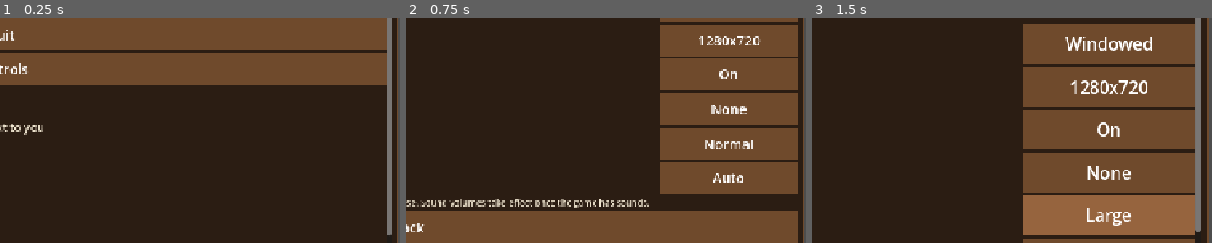
Above: before the commit, frames 1-3 (left to right).
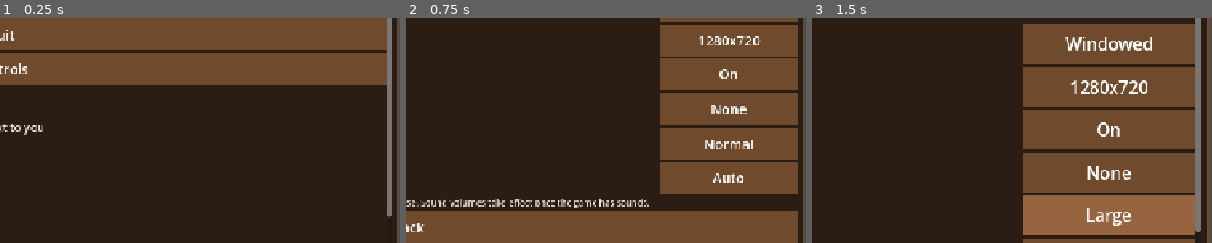
Above: after the commit, the same moments.

Repository: verbal76/My-Medieval-Life
Game: Godot game, scene res://scenes/main.tscn
Same seed, same stepped clock (60 frames per second), same inputs: the game is played once before the commit and once after it.
Inputs:
- Up to frame 1 (0.25 s): no input
- Up to frame 2 (0.75 s): click "Settings" at 0.5 s
- Up to frame 3 (1.5 s): click "Normal" at 1.25 s
The pictures show only the part of the screen within x 50-100%, y 36-86%; the shares and areas given below are measured in that part.

The runs differ from the first frame. In frame 1, 0.1% of the frame differs, in the area x 96-98%, y 88-97%; in frame 2, nothing differs; in frame 3, nothing differs.

Commit message:
Add a book-like journal; an heir inherits only the starting kit
- The journal (Menu, or the B key) writes the village record into an open book: two parchment
  pages with a spine, six lines a page, a heading for each day ("continued" at the top of a
  page that starts mid-day), page numbers, Earlier and Later, opening at the latest pages.
- Inheritance (owner rule): the heir keeps the house, chest and plots but starts every skill
  from nothing and carries only the starting kit; what the dead carried lies where they fell
  for anyone, the heir too. A new player and an heir share World.give_start_kit; the heir's
  coins are counted as new to the village, so coins stay conserved.

run_tests: 245 checks; start_test: 65 steps; play_test: 37 steps.

Co-Authored-By: Claude Opus 5.5 <noreply@anthropic.com>
Claude-Session: https://claude.ai/code/session_01Twyxni5CnEyE5LMG3EMiFY

Diff:
--- a/game/assets/PROVENANCE.json
+++ b/game/assets/PROVENANCE.json
@@ -1101,6 +1101,13 @@
    "sha256": "1c0cd66c5e5874dc58178101079711092fad41afa61ba159cd8e76049efe2be0"
   },
   {
+   "file": "assets/prompts/keyboard_b.png",
+   "source": "kenney_input-prompts_1.5.zip",
+   "member": "Keyboard & Mouse/Double/keyboard_b.png",
+   "transform": "copied unchanged",
+   "sha256": "37ea09a5908b33f83b1c0da8383930f623cae05639e2af01508518c965b3fe09"
+  },
+  {
    "file": "assets/prompts/keyboard_d.png",
    "source": "kenney_input-prompts_1.5.zip",
    "member": "Keyboard & Mouse/Double/keyboard_d.png",
--- a/game/scripts/core/world.gd
+++ b/game/scripts/core/world.gd
@@ -106,13 +106,7 @@
 	_assign_keepers()
 	var sp = m.data.spawns.player
 	player.pos = Vector2(int(sp[0]) + 0.5, int(sp[1]) + 0.5)
-	player.coins = int(GameData.b("start_coins_player"))
-	player.max_hp = float(GameData.b("player_max_hp"))
-	player.hp = player.max_hp
-	var kit: Dictionary = GameData.b("player_start_items")
-	for id in kit:
-		player.inv.add(id, int(kit[id]))
-	player.armor = GameData.b("player_start_armor")
+	give_start_kit(player)
 	for n: NPC in npcs:
 		by_id[n.id] = n
 	brain.dawn(false)                  # the first morning's snapshot of everyone's earnings
@@ -379,6 +373,21 @@
 ## Permanent death: the next of the family line takes over. The world is not reset.
 ## Decision (recorded in docs/BUILD_DECISIONS.md): the heir keeps the house, the chest and half
 ## of each skill's experience; what the dead carried stays where they fell.
+## The starting kit (balance.json): coins, health and the few things a wanderer carries. A new
+## player starts with it, and so does every heir (owner rule: an heir inherits only this).
+func give_start_kit(p: PlayerState) -> void:
+	p.coins = int(GameData.b("start_coins_player"))
+	p.max_hp = float(GameData.b("player_max_hp"))
+	p.hp = p.max_hp
+	var kit: Dictionary = GameData.b("player_start_items")
+	for id in kit:
+		p.inv.add(id, int(kit[id]))
+	p.armor = GameData.b("player_start_armor")
+
+
+## Permadeath. What the dead carried lies where they fell, for anyone to take, the heir too. The
+## heir keeps the family's house, chest and plots, starts every skill from nothing and carries
+## only the starting kit (owner rule); its coins are new to the village, counted in coin_sources.
 func continue_as_heir() -> void:
 	var p := player
 	var bag := Inventory.new()
@@ -396,9 +405,8 @@
 	heir.chest = p.chest
 	heir.plots = p.plots
 	heir.deaths = p.deaths
-	heir.coins = 10
-	for s in p.skills:
-		heir.skills[s] = int(p.skills[s]) / 2
+	give_start_kit(heir)
+	coin_sources += heir.coins
 	heir.spells = {}
 	if heir.home != "" and buildings.has(heir.home):
 		var b: Dictionary = buildings[heir.home]
--- a/game/scripts/main.gd
+++ b/game/scripts/main.gd
@@ -107,6 +107,8 @@
 				ui.show_settings(ui.hide_all)
 			"controls":
 				ui.show_controls(ui.hide_all)
+			"journal":
+				ui.show_journal(-1)
 			"marker":
 				attack_mode = true
 				ui.set_attack_mode(true)
@@ -135,7 +137,7 @@
 	var keys := {
 		"move_left": [KEY_A, KEY_LEFT], "move_right": [KEY_D, KEY_RIGHT], "move_up": [KEY_W, KEY_UP],
 		"move_down": [KEY_S, KEY_DOWN], "interact": [KEY_E, KEY_ENTER], "attack": [KEY_SPACE, KEY_J],
-		"fireball": [KEY_F, KEY_K], "inventory": [KEY_I, KEY_TAB], "skills": [KEY_L], "pause": [KEY_ESCAPE, KEY_P],
+		"fireball": [KEY_F, KEY_K], "inventory": [KEY_I, KEY_TAB], "skills": [KEY_L], "journal": [KEY_B], "pause": [KEY_ESCAPE, KEY_P],
 		"zoom_in": [KEY_EQUAL, KEY_KP_ADD], "zoom_out": [KEY_MINUS, KEY_KP_SUBTRACT],
 	}
 	var pads := {"interact": JOY_BUTTON_A, "attack": JOY_BUTTON_X, "fireball": JOY_BUTTON_Y,
@@ -482,6 +484,8 @@
 		ui.toggle_inventory()
 	if Input.is_action_just_pressed("skills"):
 		ui.toggle_skills()
+	if Input.is_action_just_pressed("journal"):
+		ui.show_journal(-1)
 
 
 ## The direction to walk this frame towards move_to, around walls and trees: the route comes
--- a/game/scripts/ui/game_ui.gd
+++ b/game/scripts/ui/game_ui.gd
@@ -32,6 +32,9 @@
 var attack_btn: Button
 var prompt_text := ""
 var scheme := "kbm"
+const JOURNAL_PER_PAGE := 6    # lines on a journal page (a day heading counts as one)
+const PARCHMENT := Color8(236, 222, 186)
+const INK := Color8(58, 38, 22)
 const LOG_LINES := 2           # village events shown at once, newest last
 const LOG_SECONDS := 3.0       # how long each stays before fading
 const PROMPT := "res://assets/prompts/%s.png"
@@ -45,7 +48,8 @@
 		[["mouse_left"], "Walk to where you click, or use what you click next to you"],
 		[["keyboard_e"], "Use"], [["keyboard_space"], "Swing at what is in front of you"],
 		[["mouse_right"], "Attack whoever you click"], [["keyboard_f"], "Fireball (once learned)"],
-		[["keyboard_i"], "Pack"], [["keyboard_l"], "Skills"], [["keyboard_escape"], "Menu"], [["mouse_scroll"], "Zoom"]],
+		[["keyboard_i"], "Pack"], [["keyboard_l"], "Skills"], [["keyboard_b"], "Journal"], [["keyboard_escape"], "Menu"],
+		[["mouse_scroll"], "Zoom"]],
 	"gamepad": [[["xbox_stick_l"], "Move"], [["xbox_button_a"], "Use, or choose in a window"],
 		[["xbox_button_x"], "Swing at what is in front of you"], [["xbox_button_y"], "Fireball (once learned)"],
 		[["xbox_button_view"], "Pack"], [["xbox_button_menu"], "Menu"], [["xbox_button_b"], "Close a window"]],
@@ -649,7 +653,7 @@
 	_open("pause", "Paused")
 	_button("Resume", hide_all)
 	_button("Save", func(): main.save_game())
-	_button("Village record (events)", show_events)
+	_button("Journal", func(): show_journal(-1))
 	_button("Settings", func(): show_settings(show_pause))
 	_button("Controls", func(): show_controls(show_pause))
 	_button("Save and quit to title", func():
@@ -719,16 +723,106 @@
 	_setting_row(text, b)
 
 
-func show_events() -> void:
-	_open("events", "What has happened in the village")
-	for l in main.world.log_lines.slice(-40):
-		_label(l, 15)
+## The journal: the village record written into a book, two parchment pages at a time, under a
+## heading for each day. `spread` is the pair of pages shown; -1 opens at the latest.
+func show_journal(spread: int) -> void:
+	var items := _journal_items()
+	var pages := maxi(1, ceili(float(items.size()) / JOURNAL_PER_PAGE))
+	var spreads := ceili(pages / 2.0)
+	spread = spreads - 1 if spread < 0 else clampi(spread, 0, spreads - 1)
+	_open("journal", "Journal", true)
+	var book := HBoxContainer.new()
+	book.add_theme_constant_override("separation", 0)
+	book.size_flags_vertical = Control.SIZE_EXPAND_FILL
+	panel_body.add_child(book)
+	for side in 2:
+		var page := spread * 2 + side
+		var sheet := PanelContainer.new()
+		var paper := StyleBoxFlat.new()
+		paper.bg_color = PARCHMENT
+		paper.border_color = Color8(120, 84, 48)
+		paper.set_border_width_all(3)
+		paper.set_corner_radius_all(3)
+		paper.content_margin_left = 22
+		paper.content_margin_right = 22
+		paper.content_margin_top = 16
+		paper.content_margin_bottom = 12
+		sheet.add_theme_stylebox_override("panel", paper)
+		sheet.size_flags_horizontal = Control.SIZE_EXPAND_FILL
+		sheet.custom_minimum_size = Vector2(0, 300)
+		var lines := VBoxContainer.new()
+		lines.add_theme_constant_override("separation", 6)
+		sheet.add_child(lines)
+		var on_page := items.slice(page * JOURNAL_PER_PAGE, (page + 1) * JOURNAL_PER_PAGE)
+		if not on_page.is_empty() and not on_page[0].day:
+			# a page that starts mid-day repeats the day's heading, as a diary would
+			for k in range(page * JOURNAL_PER_PAGE - 1, -1, -1):
+				if items[k].day:
+					on_page.push_front({"day": true, "text": "%s, continued" % items[k].text})
+					break
+		for it in on_page:
+			var l := Label.new()
+			l.autowrap_mode = TextServer.AUTOWRAP_WORD_SMART
+			if it.day:
+				l.text = it.text
+				l.add_theme_font_size_override("font_size", 20)
+				l.add_theme_color_override("font_color", Color8(122, 38, 22))
+			else:
+				l.text = it.text
+				l.add_theme_font_size_override("font_size", 16)
+				l.add_theme_color_override("font_color", INK)
+			lines.add_child(l)
+		var gap := Control.new()
+		gap.size_flags_vertical = Control.SIZE_EXPAND_FILL
+		lines.add_child(gap)
+		var num := Label.new()
+		num.text = "%d" % (page + 1) if page < pages else ""
+		num.horizontal_alignment = HORIZONTAL_ALIGNMENT_RIGHT if side == 1 else HORIZONTAL_ALIGNMENT_LEFT
+		num.add_theme_font_size_override("font_size", 14)
+		num.add_theme_color_override("font_color", Color(INK, 0.6))
+		lines.add_child(num)
+		book.add_child(sheet)
+		if side == 0:
+			var spine := ColorRect.new()
+			spine.color = Color8(92, 58, 34)
+			spine.custom_minimum_size = Vector2(10, 0)
+			book.add_child(spine)
+	var nav := HBoxContainer.new()
+	panel_body.add_child(nav)
+	var earlier := _button("Earlier", func(): show_journal(spread - 1), spread > 0, nav)
+	earlier.custom_minimum_size = Vector2(160, 48)
+	var where := Label.new()
+	where.text = "Pages %d–%d of %d" % [spread * 2 + 1, mini(spread * 2 + 2, pages), pages] if items.size() > 0 else "Nothing written yet"
+	where.horizontal_alignment = HORIZONTAL_ALIGNMENT_CENTER
+	where.size_flags_horizontal = Control.SIZE_EXPAND_FILL
+	nav.add_child(where)
+	var later := _button("Later", func(): show_journal(spread + 1), spread < spreads - 1, nav)
+	later.custom_minimum_size = Vector2(160, 48)
+
+
+## The village record as journal lines: a heading when the day changes, then each entry with its
+## time ("[Day 3  07:24] text" in the log).
+func _journal_items() -> Array:
+	var out := []
+	var day := ""
+	for entry in main.world.log_lines:
+		var line: String = entry
+		var close := line.find("] ")
+		var stamp: String = line.substr(1, close - 1) if line.begins_with("[") and close > 0 else ""
+		var text: String = line.substr(close + 2) if stamp != "" else line
+		var parts := stamp.split("  ")
+		var d: String = parts[0] if parts.size() == 2 else ""
+		if d != day:
+			day = d
+			out.append({"day": true, "text": d})
+		out.append({"day": false, "text": ("%s  %s" % [parts[1], text]) if parts.size() == 2 else text})
+	return out
 
 
 func show_death() -> void:
 	var p: PlayerState = main.world.player
 	_open("death", "%s %s has died" % [p.name, p.family])
-	_label("Death is permanent, but the village and your family go on. What %s carried lies where they fell. Your heir keeps the family house, the chest and half of what was learned." % p.name)
+	_label("Death is permanent, but the village and your family go on. What %s carried lies where they fell, for anyone to take. Your heir keeps the family house and the chest, but starts with only what a wanderer carries and must learn everything anew." % p.name)
 	_button("Continue as the heir", func(): main.continue_as_heir())
 
 
--- a/game/tests/run_tests.gd
+++ b/game/tests/run_tests.gd
@@ -597,9 +597,19 @@
 			guard = n
 			break
 	guard.target = -2
+	w.player.coins = 300
+	w.player.inv.add("iron_sword", 2)
+	w.player.skills["mining"] = 500
+	w.player.home = "house_test"
+	var before := w.total_coins() - w.coin_sources
 	w.damage_player(9999, "a guard")
 	w.continue_as_heir()
-	check(w.player.alive and guard.target == -1, "guards stop fighting once the player is dead and the heir takes over")
+	var h := w.player
+	check(h.alive and guard.target == -1, "guards stop fighting once the player is dead and the heir takes over")
+	check(h.coins == int(GameData.b("start_coins_player")) and h.inv.total() == kit.values().reduce(func(a, x): return a + int(x), 0) and not h.inv.has("iron_sword"), "the heir carries only the starting kit")
+	check(h.skills.is_empty() and h.home == "house_test", "the heir keeps the house but starts every skill from nothing")
+	check(w.loot[-1].coins == 300 and w.loot[-1].inv.count("iron_sword") == 2, "what the dead carried lies where they fell")
+	check(w.total_coins() - w.coin_sources == before, "the heir's coins are counted as new to the village")
 	w.dispose()
 	w2.dispose()
 	w3.dispose()
--- a/game/tests/start_test.gd
+++ b/game/tests/start_test.gd
@@ -308,6 +308,17 @@
 	check(ui.is_open("talk"), "talked to %s %s" % [v.name, v.family])
 	ui.hide_all()
 
+	# the journal: the village record on book pages, opening at the latest, with page turning
+	for i in 30:
+		w.note("journal test entry %d" % i)
+	ui.show_journal(-1)
+	check(ui.is_open("journal"), "the journal opens")
+	var page_text: String = " ".join(ui.panel_body.find_children("*", "Label", true, false).map(func(l): return l.text))
+	check(page_text.contains("journal test entry 29") and page_text.contains("Day 1"), "it opens at the latest pages, under the day's heading")
+	check(_press("Earlier") and not " ".join(ui.panel_body.find_children("*", "Label", true, false).map(func(l): return l.text)).contains("journal test entry 29"), "Earlier turns back a page")
+	check(_press("Later"), "Later turns forward again")
+	ui.hide_all()
+
 	# the village log shows only the latest lines, each fading after a few seconds
 	for i in 4:
 		ui.log_line("event %d" % i)
Binary file added: game/assets/prompts/keyboard_b.png
Not shown, added: game/assets/prompts/keyboard_b.png.import
Not shown, changed: docs/BUILD_DECISIONS.md
Not shown, changed: docs/DECISIONS.md
Not shown, changed: docs/SYSTEM_INTERACTION_MANIFEST.md
Not shown, changed: tools/import_game_assets.py
